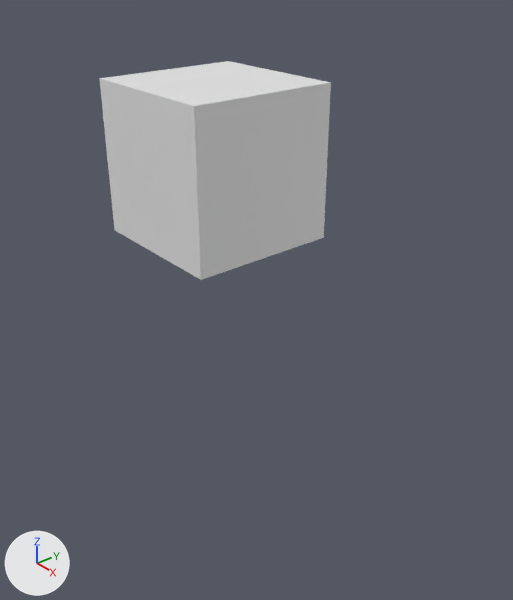
The Blender file plugin_distortion.blend as it was, and as the next commit left it.
The view is the same before and after, from a 50 mm camera at (0.873, -0.692, 0.595) aimed at (-0.364, 0.337, -0.245). The lights are fixed; the arrows at lower left show +X, +Y and +Z.

The scene before the commit, as lines of its bpy script (objects in view):
```python
me_cube_007 = bpy.data.meshes.new('Cube.007')
me_cube_007.from_pydata(...)  # a box spanning x -0.15..0.15, y -0.15..0.15, z -0.15..0.15
ob_cube = bpy.data.objects.new('Cube', me_cube_007)
ob_cube.location = (-0.2, 0.1, 0.2)
```
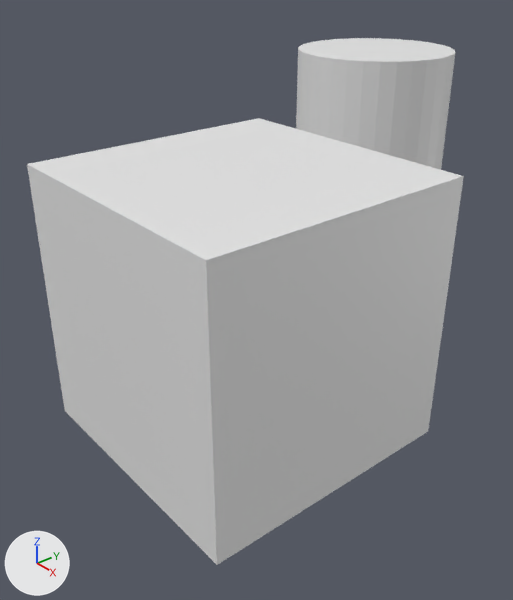
Changed parts and their boxes [x1, y1, x2, y2] in the pictures (513 x 600 px):
```json
{"object": "Cube", "change": "mesh rescaled, moved", "before": [99, 61, 331, 280], "after": [27, 118, 464, 565], "on screen": "88% wider, 104% taller"}
{"object": "Cylinder", "change": "added", "after": [296, 38, 456, 170]}
```

Scene script edits in JSON lines:
```json
{"block": "me_cube_007", "where": "me_cube_007.from_pydata(...)  # 8 vertices, 6 faces; spans x -0.15..0.15, y -0.15..0.15, z -0.15..0.15"}
{"block": "me_cube_007", "where": "# used by ob_cube; location = (-0.2, 0.1, 0.2)"}
{"block": "me_cube_007", "change": "me_cube_007 part 1: the whole mesh is scaled about its middle by 1.67"}
{"op": "add", "block": "me_cylinder", "code": ["me_cylinder = bpy.data.meshes.new('Cylinder')", "me_cylinder.from_pydata(...)  # a 32-sided cylinder along z spanning x -0.985..-0.485, y 0.896..1.396, z -0.25..0.25"]}
{"op": "set", "path": "ob_cube.location", "old": "(-0.2, 0.1, 0.2)", "new": "(0.0, 0.0, 0.0)"}
{"op": "add", "block": "ob_cylinder", "code": ["ob_cylinder = bpy.data.objects.new('Cylinder', me_cylinder)", "ob_cylinder.location = (0.0, 0.0, 0.0)"]}
```
